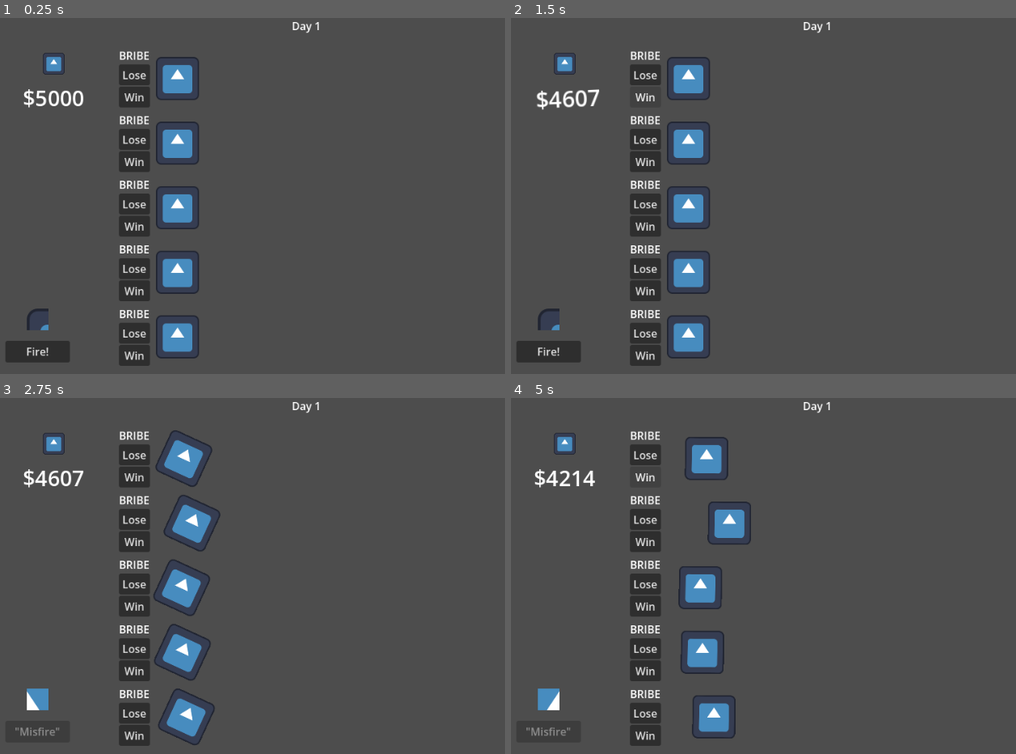
Above: before the commit, frames 1-4 (two rows, left to right).
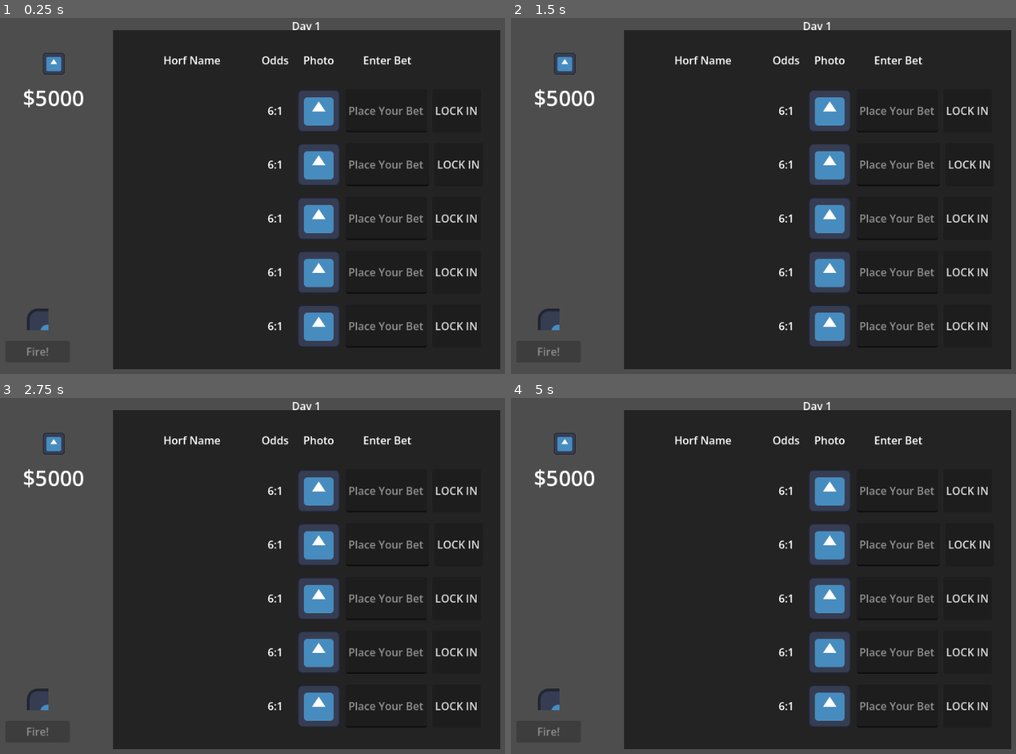
Above: after the commit, the same moments.

Repository: zlounsberry/RedEye-LD59
Game: Godot game, scene res://scenes/main.tscn
The game is run twice, just before and just after one commit, with the same random seed, the same clock (stepped at 60 frames per second) and the same inputs. The engine's default icon, where the game draws it, is replaced by a stand-in: a white triangle on a blue panel in a dark square.
Inputs (mouse positions are in pixels of both pictures, inside the frame that each line leads up to):
- Up to frame 1 (0.25 s): no input
- Up to frame 2 (1.5 s): click "Lose" at 0.5 s; click (647, 96) at 1.25 s, where only the run after the commit has a clickable "Win"
- Up to frame 3 (2.75 s): click (35, 732) at 2 s, where only the run before the commit has a clickable "Fire!"
- Up to frame 4 (5 s): click (965, 490) at 2.75 s, where only the run after the commit has a clickable "LOCK IN"; click "Lose" at 3.5 s; click (647, 476) at 4.25 s, where only the run after the commit has a clickable "Win"

The runs differ from the first frame. In frame 1, 67% of the frame differs, in the area x 5-100%, y 3-99%; in frame 2, 68%; in frame 3, 67%; in frame 4, 68%, in the area x 3-100%, y 3-99%.

Commit message:
banging away at place bets menu

Diff:
--- a/scenes/main.tscn
+++ b/scenes/main.tscn
@@ -4,6 +4,7 @@
 [ext_resource type="PackedScene" uid="uid://4w1cjrscx40o" path="res://scenes/horf.tscn" id="2_0wfyh"]
 [ext_resource type="PackedScene" uid="uid://bfebo3ty58mr1" path="res://scenes/signal_gun.tscn" id="3_sugp2"]
 [ext_resource type="PackedScene" uid="uid://duu3pry7a45f7" path="res://scenes/menus/money_ui.tscn" id="4_jyhfs"]
+[ext_resource type="PackedScene" uid="uid://d4m6vnpt4jcg0" path="res://scenes/menus/place_bet_menu.tscn" id="5_tbgi4"]
 
 [node name="Main" type="Control" unique_id=53092059]
 layout_mode = 3
@@ -75,3 +76,6 @@
 offset_bottom = 40.0
 grow_horizontal = 2
 bbcode_enabled = true
+
+[node name="PlaceBetsMenu" parent="." unique_id=150412088 instance=ExtResource("5_tbgi4")]
+layout_mode = 1
--- a/scenes/menus/place_bet_menu.tscn
+++ b/scenes/menus/place_bet_menu.tscn
@@ -15,9 +15,9 @@
 anchor_right = 0.5
 anchor_bottom = 0.5
 offset_left = -288.0
-offset_top = -208.0
+offset_top = -252.0
 offset_right = 288.0
-offset_bottom = 208.0
+offset_bottom = 252.0
 grow_horizontal = 2
 grow_vertical = 2
 theme_override_styles/panel = SubResource("StyleBoxFlat_41dsf")
@@ -36,6 +36,7 @@
 offset_bottom = 183.5
 grow_horizontal = 2
 grow_vertical = 2
+theme_override_constants/separation = 16
 
 [node name="Headers" type="HBoxContainer" parent="VBoxContainer" unique_id=1963245878]
 layout_mode = 2
--- a/scenes/signal_gun.tscn
+++ b/scenes/signal_gun.tscn
@@ -80,6 +80,7 @@
 offset_top = 32.0
 offset_right = 48.0
 offset_bottom = 64.0
+disabled = true
 action_mode = 0
 button_mask = 7
 text = "Fire!"
--- a/scripts/globals/signal_bus.gd
+++ b/scripts/globals/signal_bus.gd
@@ -5,6 +5,7 @@
 signal misfire_gun
 signal update_money(delta: int)
 signal money_updated
+signal bets_placed
 
 func _ready() -> void:
 	self.process_mode = Node.PROCESS_MODE_ALWAYS
--- a/scripts/horf.gd
+++ b/scripts/horf.gd
@@ -23,6 +23,7 @@
 var odds_to_one: int
 var horf_name_first: String
 var horf_name_last: String
+var horf_sprite_string: String
 
 var speed_modifier_delta_on_bribe: float = randf_range(0.005, 0.0075)
 var lock_in_delta_on_bribe: float = randf_range(0.035, 0.075)
--- a/scripts/main.gd
+++ b/scripts/main.gd
@@ -3,6 +3,12 @@
 const HORF_ID_ARRAY: Array = [0,1,2,3,4,5,6,7]
 
 @onready var day_title: RichTextLabel = $DayTitle
+@onready var place_bets_menu: Panel = $PlaceBetsMenu
+@onready var horf_0: Node2D = $VBoxContainer/MarginContainer/Horf
+@onready var horf_1: Node2D = $VBoxContainer/MarginContainer2/Horf
+@onready var horf_2: Node2D = $VBoxContainer/MarginContainer3/Horf
+@onready var horf_3: Node2D = $VBoxContainer/MarginContainer4/Horf
+@onready var horf_4: Node2D = $VBoxContainer/MarginContainer5/Horf
 
 
 func _ready() -> void:
@@ -28,6 +34,34 @@
 	random_horf_id_array.shuffle()
 	return random_horf_id_array
 
+func _populate_betting_menu() -> void:
+#	 Don't judge me it's a jam!
+	place_bets_menu.odds_to_one_0 = horf_0.odds_to_one
+	place_bets_menu.horf_id_0 = horf_0.horf_id
+	place_bets_menu.horf_name_first_0  = horf_0.horf_name_first
+	place_bets_menu.horf_name_last_0 = horf_0.horf_name_last
+	place_bets_menu.horf_photo_path_0 = horf_0.horf_sprite_string
+	place_bets_menu.odds_to_one_1 = horf_1.odds_to_one
+	place_bets_menu.horf_id_1 = horf_1.horf_id
+	place_bets_menu.horf_name_first_1  = horf_1.horf_name_first
+	place_bets_menu.horf_name_last_1 = horf_1.horf_name_last
+	place_bets_menu.horf_photo_path_1 = horf_1.horf_sprite_string
+	place_bets_menu.odds_to_one_2 = horf_2.odds_to_one
+	place_bets_menu.horf_id_2 = horf_2.horf_id
+	place_bets_menu.horf_name_first_2  = horf_2.horf_name_first
+	place_bets_menu.horf_name_last_2 = horf_2.horf_name_last
+	place_bets_menu.horf_photo_path_2 = horf_2.horf_sprite_string
+	place_bets_menu.odds_to_one_3 = horf_3.odds_to_one
+	place_bets_menu.horf_id_3 = horf_3.horf_id
+	place_bets_menu.horf_name_first_3  = horf_3.horf_name_first
+	place_bets_menu.horf_name_last_3 = horf_3.horf_name_last
+	place_bets_menu.horf_photo_path_3 = horf_3.horf_sprite_string
+	place_bets_menu.odds_to_one_4 = horf_4.odds_to_one
+	place_bets_menu.horf_id_4 = horf_4.horf_id
+	place_bets_menu.horf_name_first_4  = horf_4.horf_name_first
+	place_bets_menu.horf_name_last_4 = horf_4.horf_name_last
+	place_bets_menu.horf_photo_path_4 = horf_4.horf_sprite_string
+
 
 func _connect_signals() -> void:
 	Signals.horf_is_winner.connect(_horf_wins)
--- a/scripts/signal_gun.gd
+++ b/scripts/signal_gun.gd
@@ -5,6 +5,14 @@
 @onready var fire_sound: AudioStreamPlayer = $FireSound
 @onready var cooldown: Timer = $Cooldown
 @onready var race_started: bool = false
+
+
+func _ready() -> void:
+	_connect_signals()
+
+
+func _connect_signals() -> void:
+	Signals.bets_placed.connect(_enable_button)
 
 
 func _start_race() -> void:
@@ -32,3 +40,7 @@
 
 func _on_cooldown_timeout() -> void:
 	fire.disabled = false
+
+
+func _enable_button() -> void:
+	fire.disabled = false
--- a/scripts/stats_popup.gd
+++ b/scripts/stats_popup.gd
@@ -3,6 +3,7 @@
 const POPUP_GLOBAL_POSITION: = Vector2(352.0, 94.0)
 
 @onready var name_label: Label = $VBoxContainer/Name
+@onready var horf_sprite: Sprite2D = $VBoxContainer/MarginContainer/HorfSprite
 @onready var odds_label: Label = $VBoxContainer/Odds
 @onready var speed_label: Label = $VBoxContainer/Speed
 @onready var focus_label: Label = $VBoxContainer/Focus
@@ -23,6 +24,7 @@
 var modifier_delta_on_bribe: int
 var lock_in_delta_on_bribe: int
 var cost_to_bribe: int
+var horf_sprite_string: String
 
 
 func populate_text() -> void:
@@ -33,6 +35,9 @@
 	bribe_cost_label.text = str("Cost to Bribe: $", str(cost_to_bribe).left(4))
 	bribe_amount_speed.text = str("Bribe Speed Impact: ", str(modifier_delta_on_bribe).left(4))
 	bribe_amount_focus.text = str("Bribe Focus Impact: ", str(lock_in_delta_on_bribe).left(4))
+	if horf_sprite_string == "":
+		return
+	horf_sprite.texture = load(horf_sprite_string)
 
 
 func show_popup() -> void:
Not shown: 3 places in scenes/menus/stats_popup.tscn that only renumber resources
